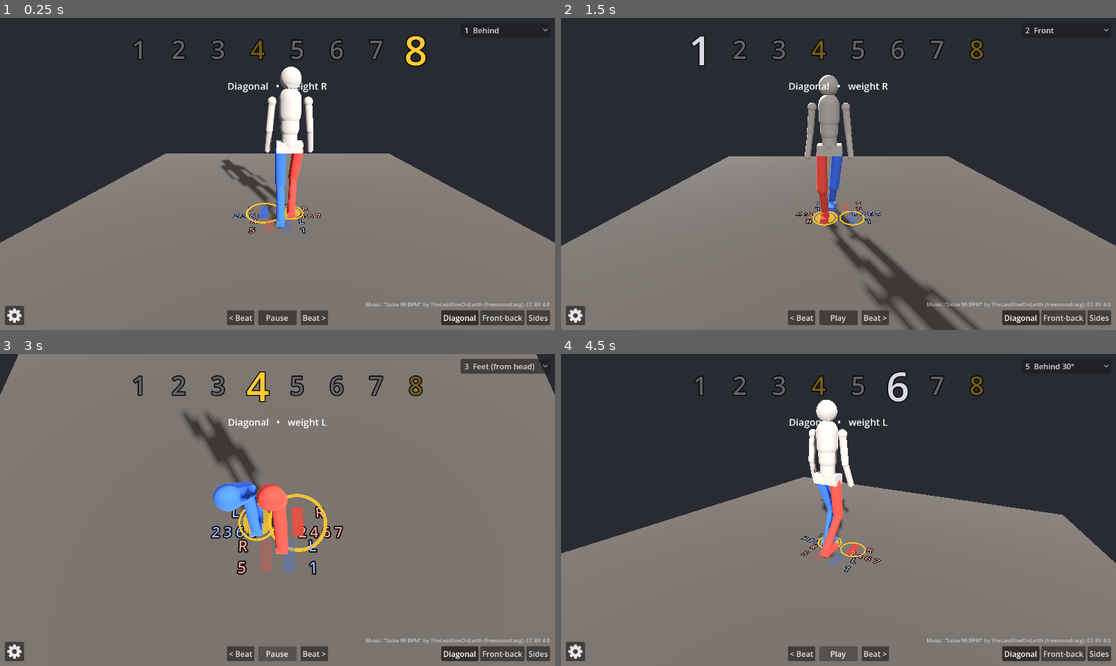
Above: before the commit, frames 1-4 (two rows, left to right).
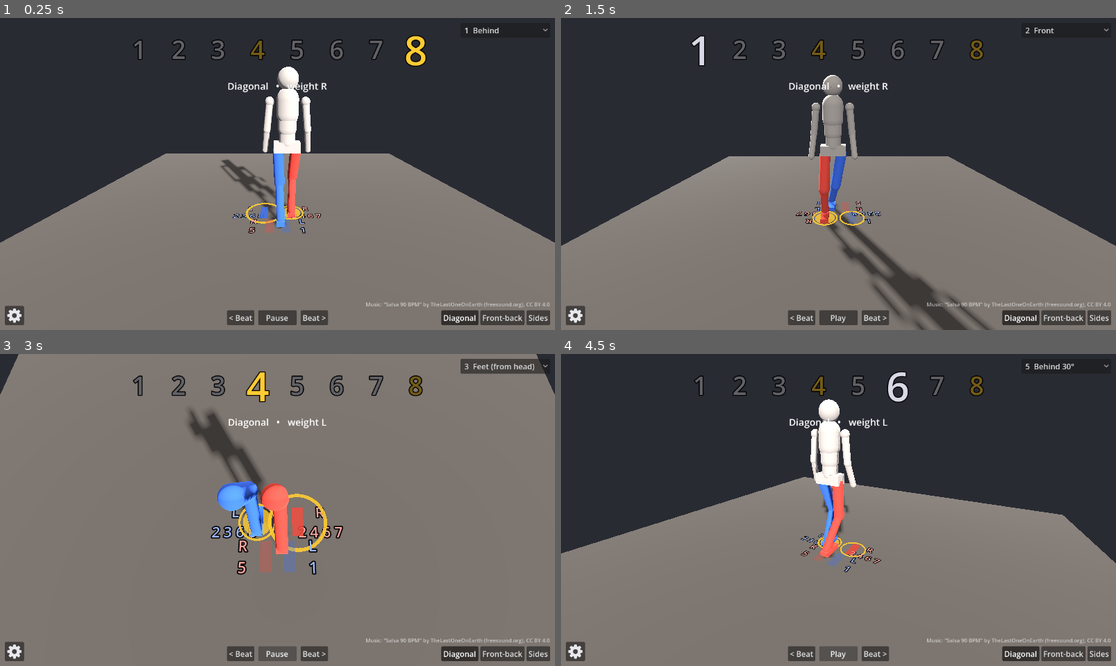
Above: after the commit, the same moments.

Repository: MarAvFe/ensenalsa
Game: Godot game, scene res://scenes/main.tscn
Two runs of this game, one before a commit and one after it. Both use one fixed random seed, a clock stepped at 60 frames per second and the inputs below.
Inputs:
- Up to frame 1 (0.25 s): no input
- Up to frame 2 (1.5 s): tap Enter at 0.5 s; hold Right 0.53-1.28 s; tap 1 at 0.6 s; tap Space at 0.77 s; hold Left from 1.28 s (still down); tap 2 at 1.35 s
- Up to frame 3 (3 s): tap Space at 1.52 s; release Left at 2.03 s; hold Right 2.03-2.75 s; tap 3 at 2.1 s; click "Play" at 2.75 s
- Up to frame 4 (4.5 s): hold Right 3.53-4.28 s; tap 4 at 3.6 s; tap Space at 3.77 s; hold Left from 4.28 s (still down); tap 5 at 4.35 s

The runs differ from the first frame. In frame 1, 1.3% of the frame differs, in the area x 40-57%, y 15-64%; in frame 2, 2.3%, in the area x 43-78%, y 18-100%; in frame 3, 0.6%; in frame 4, 0.8%.

Commit message:
Break steps keep the torso neutral: fade the weight shift, follow 20%
Co-Authored-By: Claude Opus 5.5 <noreply@anthropic.com>

Diff:
--- a/data/routine.json
+++ b/data/routine.json
@@ -8,7 +8,8 @@
     "tap_pitch": 0.45,
     "pelvis_height": 0.93,
     "pelvis_over_foot": 0.85,
-    "break_follow": 0.3,
+    "break_follow": 0.2,
+    "break_distance": 0.25,
     "pelvis_dip": 0.03,
     "weight_phase": 0.4,
     "release_phase": 0.45,
--- a/scripts/choreo.gd
+++ b/scripts/choreo.gd
@@ -98,15 +98,18 @@
 	return out
 
 
-## Pelvis over the weight, measured on the home stance; when the weighted foot has stepped
-## away from home (a break step) the body follows only `break_follow` of it: the leg stretches,
-## the torso stays near neutral because it is coming back.
+## Pelvis over the weight, measured on the home stance. On a break step (weighted foot away
+## from home) that shift fades out over `break_distance` and the body follows only `break_follow`
+## of the step: the leg stretches, the torso stays near neutral because it is coming back.
 func _pelvis(feet: Dictionary, w_r: float) -> Vector3:
 	var hl := _v(p.home_L, 0.0)
 	var hr := _v(p.home_R, 0.0)
 	var mix: float = (1.0 - p.pelvis_over_foot) + (2.0 * p.pelvis_over_foot - 1.0) * w_r
 	var away: Vector3 = (feet.L - hl).lerp(feet.R - hr, mix)
-	return hl.lerp(hr, mix) + Vector3(away.x, 0, away.z) * p.break_follow
+	away.y = 0.0
+	var centre := hl.lerp(hr, 0.5)
+	var breaking := clampf(away.length() / p.break_distance, 0.0, 1.0)
+	return centre + (hl.lerp(hr, mix) - centre) * (1.0 - breaking) + away * p.break_follow
 
 
 ## Releases left over from the move into a, then the moves into b with the key on the beat.
Not shown, changed: README.md
